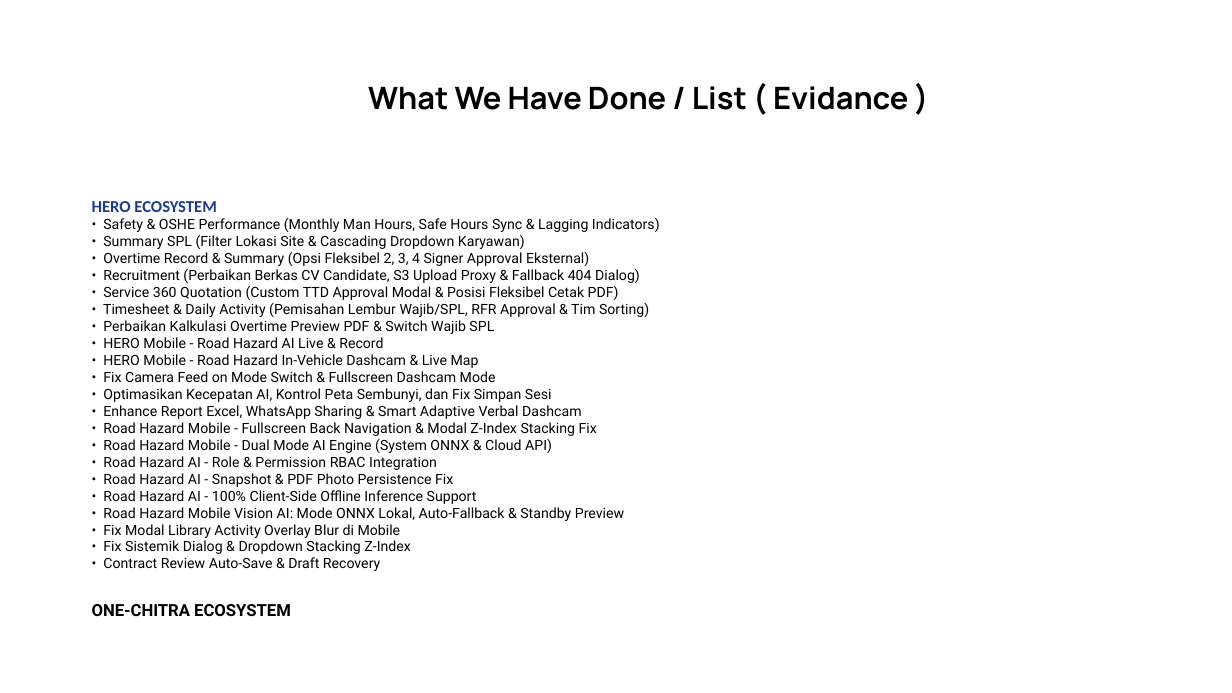
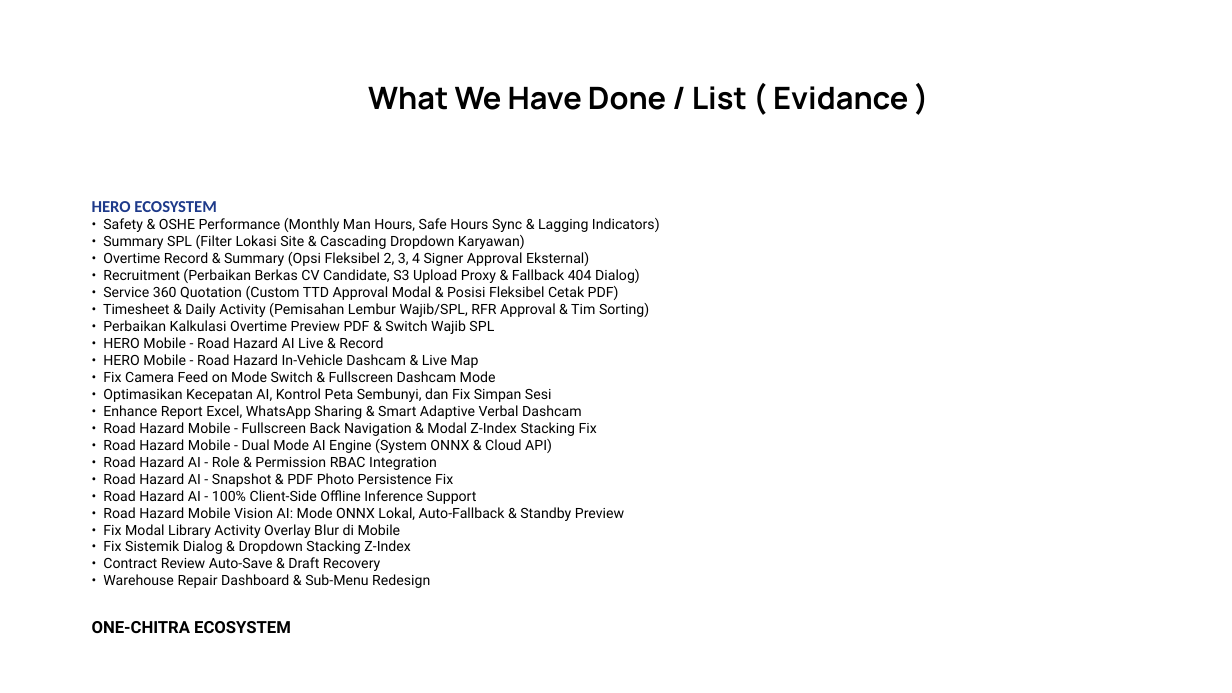
Before and after one commit to Annaskhadafi/hero, a slide deck: slide 4 of Monthly/MONTHLY NOVEMBER 2026 SDS.pptx. Drawn at 1232x693 pixels with LibreOffice and Linux fonts; fonts in the diff are those of the drawing; background and template pictures are left out. Boxes give left, top, right and bottom in pixels: in the first picture for what was removed or moved away, otherwise in the second. Text is boxed around its words. In the diff, an @@ line names an element or a change of style, - is before the commit and + after.

Commit message:
feat(warehouse-repair): audit, modular redesign, and rbac integration across all 9 sub-menus

```diff
--- a/Monthly/MONTHLY NOVEMBER 2026 SDS.pptx
+++ b/Monthly/MONTHLY NOVEMBER 2026 SDS.pptx
@@ text at bbox=[103, 574, 430, 588]: paragraph added @@
+• Warehouse Repair Dashboard & Sub-Menu Redesign
```
Also in this commit, not shown: 1 slide added, 21 other files.
